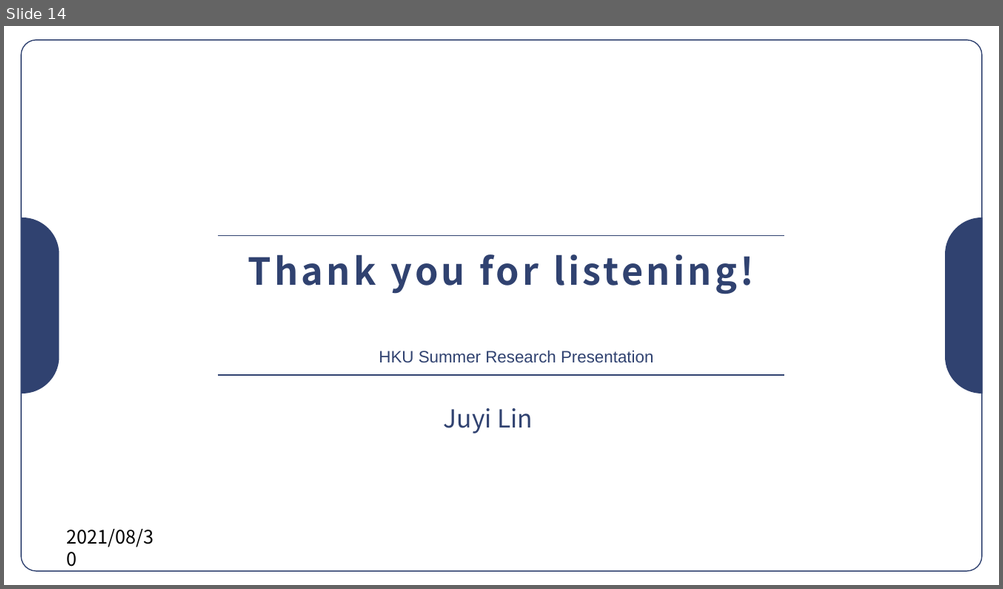
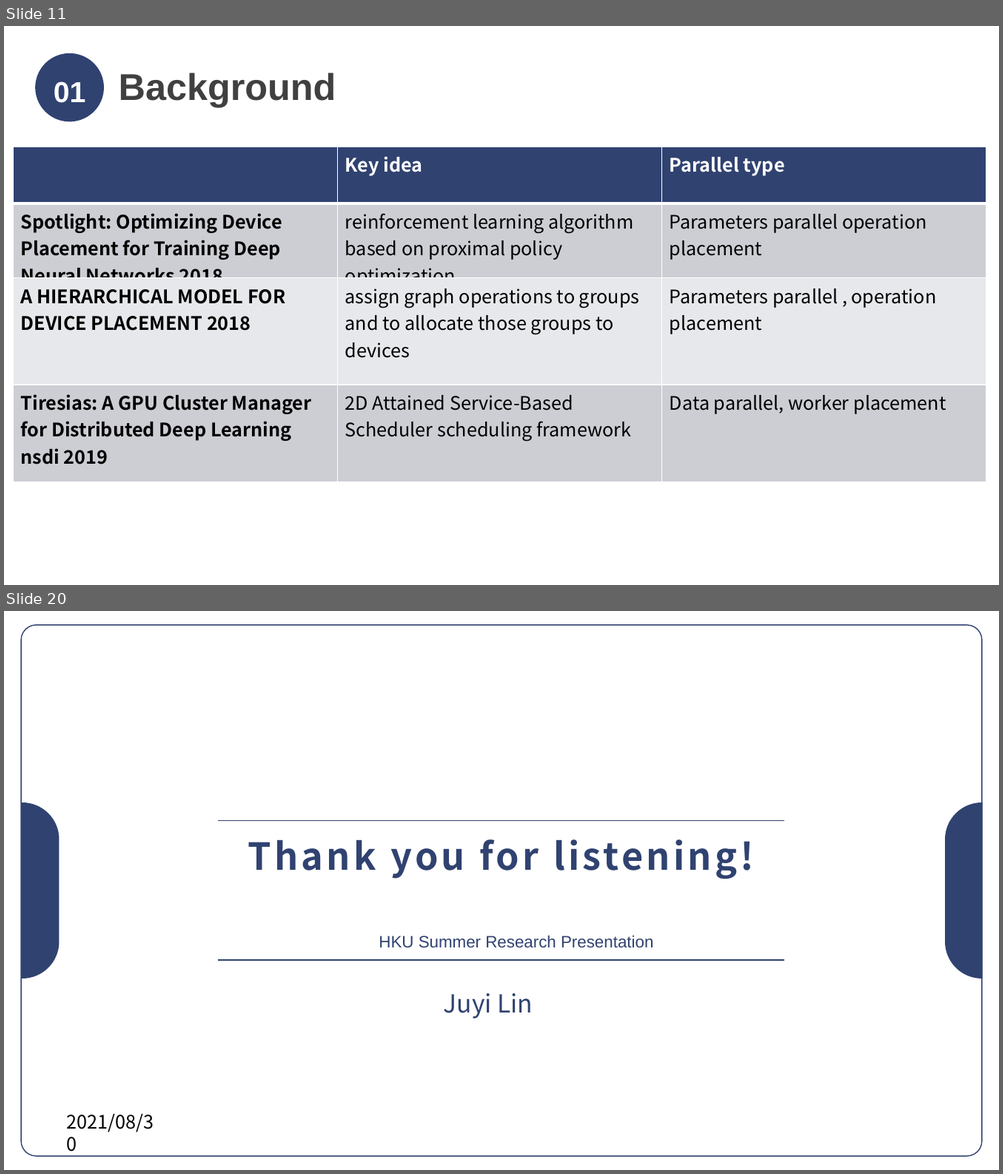
Before and after one commit to LukeLIN-web/distrubuted-ML-system, a slide deck: final report.pptx. Shown one above the other, each under a label of ours: slide 14 before the commit, slides 11 and 20 after it; the slides between them are not shown. The pictures are 1003x589 and 1003x1174 pixels, drawn with LibreOffice and Linux fonts; fonts in the diff are those of the drawing. Boxes give left, top, right and bottom in pixels: in the first picture for what was removed or moved away, otherwise in the second. Text is boxed around its words. In the diff, an @@ line names an element or a change of style, - is before the commit and + after.

```diff
--- a/final report.pptx
+++ b/final report.pptx
@@ slide 11 added at (x1=4, y1=26, x2=999, y2=585), background #FFFFFF @@
@@ ellipse added at (x1=35, y1=53, x2=104, y2=122), fill #304270, 28 pt, text #FFFFFF, bold @@
+01
@@ text added at (x1=119, y1=73, x2=336, y2=107), 36 pt, text #404040, bold @@
+Background
@@ table added at (x1=13, y1=147, x2=987, y2=482), 4 rows, 3 columns @@
+ | Key idea | Parallel type
+Spotlight: Optimizing Device Placement for Training Deep Neural Networks 2018 | reinforcement learning algorithm based on proximal policy optimization | Parameters parallel operation placement
+A HIERARCHICAL MODEL FOR DEVICE PLACEMENT 2018 | assign graph operations to groups and to allocate those groups to devices | Parameters parallel , operation placement
+Tiresias: A GPU Cluster Manager for Distributed Deep Learning nsdi 2019 | 2D Attained Service-Based Scheduler scheduling framework | Data parallel, worker placement
@@ what was slide 14 is now slide 20 @@
```
Also in this commit, not shown: 3 slides changed, 15 other slides added, 10 slides removed, 15 other files.
